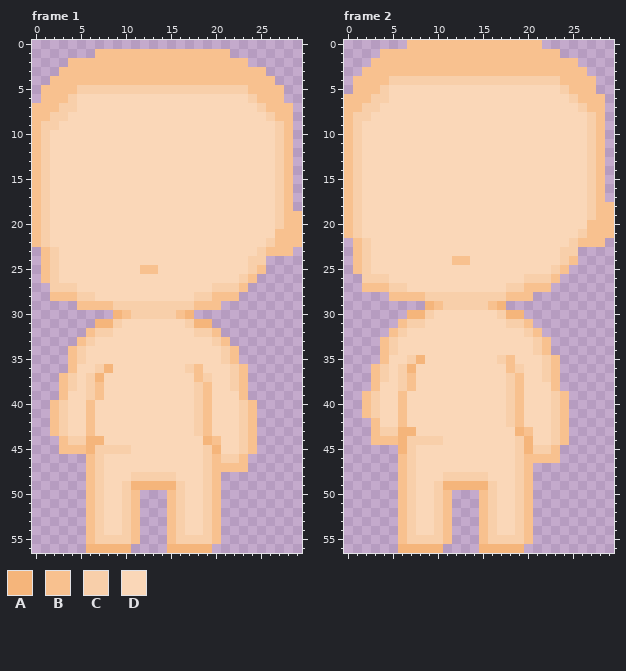
One commit to this pixel-art file: MetaUI/asprite/character/char2.aseprite. That is the earlier state.
30x57 pixels, 2 frames. Shown: frame 1, frame 2.
Visible layers, top first: "Layer 4", "Layer 1".
Palette (. is transparent): A #f5b57b  B #f8c18f  C #f8cfaa  D #fad7b8
Pixels before, frame 1, first column x 0:
 1 .......BBBBBBBBBBBBBBB........
 2 ....BBBBBBBBBBBBBBBBBBBB......
 3 ...BBBBBBBBBBBBBBBBBBBBBBB....
 4 ..BBBBBBBBBBBBBBBBBBBBBBBBB...
 5 .BBBBCCCCCCCCCCCCCCCCCCCBBBB..
 6 .BBBCDDDDDDDDDDDDDDDDDDDCBBB..
 7 BBBCCDDDDDDDDDDDDDDDDDDDDCBBB.
 8 BBCCDDDDDDDDDDDDDDDDDDDDDDCBB.
 9 BCCDDDDDDDDDDDDDDDDDDDDDDDDCB.
10 BCDDDDDDDDDDDDDDDDDDDDDDDDDCB.
11 BCDDDDDDDDDDDDDDDDDDDDDDDDDCB.
12 BCDDDDDDDDDDDDDDDDDDDDDDDDDCB.
13 BCDDDDDDDDDDDDDDDDDDDDDDDDDCB.
14 BCDDDDDDDDDDDDDDDDDDDDDDDDDCB.
15 BCDDDDDDDDDDDDDDDDDDDDDDDDDCB.
16 BCDDDDDDDDDDDDDDDDDDDDDDDDDCB.
17 BCDDDDDDDDDDDDDDDDDDDDDDDDDCB.
18 BCDDDDDDDDDDDDDDDDDDDDDDDDDCB.
19 BCDDDDDDDDDDDDDDDDDDDDDDDDDCBB
20 BCDDDDDDDDDDDDDDDDDDDDDDDDDCBB
21 BCDDDDDDDDDDDDDDDDDDDDDDDDDBBB
22 BCDDDDDDDDDDDDDDDDDDDDDDDDCBBB
23 .BCDDDDDDDDDDDDDDDDDDDDDDCBBB.
24 .BCDDDDDDDDDDDDDDDDDDDDDCC....
25 .BCDDDDDDDDDBBDDDDDDDDDDCB....
26 .BCDDDDDDDDDDDDDDDDDDDDCB.....
27 ..CCCDDDDDDDDDDDDDDDCCCB......
28 ..BBBCCDDDDDDDDDDDCCBBB.......
29 .....BBBBCCCCCCCCCBBB.........
30 .........ABCCCCCBA............
31 .......AACDDDDDDDCAA..........
32 ......BCCDDDDDDDDDCCB.........
33 .....BCDDDDDDDDDDDDDCB........
34 ....BCDDDDDDDDDDDDDDDCB.......
35 ....BCDDDDDDDDDDDDDDDCB.......
36 ....BDDCADDDDDDDDCBDDDCB......
37 ...BCDCADDDDDDDDDDBCDDCB......
38 ...BCDCBDDDDDDDDDDCBDDCB......
39 ...BDDCBDDDDDDDDDDCBDDDB......
40 ..BCDDBDDDDDDDDDDDCBDDDCB.....
41 ..BCDDBDDDDDDDDDDDCBDDDCB.....
42 ..BCDDBDDDDDDDDDDDCBDDDCB.....
43 ..BCDDBDDDDDDDDDDDCBDDDCB.....
44 ...BCCAADDDDDDDDDDDABDDCB.....
45 ...BBBACCCCDDDDDDDDCADDCB.....
46 ......BCDDDDDDDDDDDCBCCB......
47 ......BCDDDDDDDDDDDCBBBB......
48 ......BCDDDCCCCCDDDCB.........
49 ......BCDDCAAAAACDDCB.........
50 ......BCDDCB...BCDDCB.........
51 ......BCDDCB...BCDDCB.........
52 ......BCDDCB...BCDDCB.........
53 ......BCDDCB...BCDDCB.........
54 ......BCDDCB...BCDDCB.........
55 ......BCCCCB...BCCCCB.........
56 ......AAAAA....AAAAA..........
Pixels before, frame 2, first column x 0:
 0 .......BBBBBBBBBBBBBBB........
 1 ....BBBBBBBBBBBBBBBBBBBB......
 2 ...BBBBBBBBBBBBBBBBBBBBBBB....
 3 ..BBBBBBBBBBBBBBBBBBBBBBBBB...
 4 .BBBBCCCCCCCCCCCCCCCCCCCBBBB..
 5 .BBBCDDDDDDDDDDDDDDDDDDDCBBB..
 6 BBBCCDDDDDDDDDDDDDDDDDDDDCBBB.
 7 BBCCDDDDDDDDDDDDDDDDDDDDDDCBB.
 8 BCCDDDDDDDDDDDDDDDDDDDDDDDDCB.
 9 BCDDDDDDDDDDDDDDDDDDDDDDDDDCB.
10 BCDDDDDDDDDDDDDDDDDDDDDDDDDCB.
11 BCDDDDDDDDDDDDDDDDDDDDDDDDDCB.
12 BCDDDDDDDDDDDDDDDDDDDDDDDDDCB.
13 BCDDDDDDDDDDDDDDDDDDDDDDDDDCB.
14 BCDDDDDDDDDDDDDDDDDDDDDDDDDCB.
15 BCDDDDDDDDDDDDDDDDDDDDDDDDDCB.
16 BCDDDDDDDDDDDDDDDDDDDDDDDDDCB.
17 BCDDDDDDDDDDDDDDDDDDDDDDDDDCB.
18 BCDDDDDDDDDDDDDDDDDDDDDDDDDCBB
19 BCDDDDDDDDDDDDDDDDDDDDDDDDDCBB
20 BCDDDDDDDDDDDDDDDDDDDDDDDDDBBB
21 BCDDDDDDDDDDDDDDDDDDDDDDDDCBBB
22 .BCDDDDDDDDDDDDDDDDDDDDDDCBBB.
23 .BCDDDDDDDDDDDDDDDDDDDDDCC....
24 .BCDDDDDDDDDBBDDDDDDDDDDCB....
25 .BCDDDDDDDDDDDDDDDDDDDDCB.....
26 ..CCCDDDDDDDDDDDDDDDCCCB......
27 ..BBBCCDDDDDDDDDDDCCBBB.......
28 .....BBBBCCCCCCCCCBBB.........
29 .........ABCCCCCBA............
30 .......AACDDDDDDDCAA..........
31 ......BCCDDDDDDDDDCCB.........
32 .....BCDDDDDDDDDDDDDCB........
33 ....BCDDDDDDDDDDDDDDDCB.......
34 ....BCDDDDDDDDDDDDDDDCB.......
35 ....BDDCADDDDDDDDCBDDDCB......
36 ...BCDCADDDDDDDDDDBCDDCB......
37 ...BCDCBDDDDDDDDDDCBDDCB......
38 ...BDDCBDDDDDDDDDDCBDDDB......
39 ..BCDDBDDDDDDDDDDDCBDDDCB.....
40 ..BCDDBDDDDDDDDDDDCBDDDCB.....
41 ..BCDDBDDDDDDDDDDDCBDDDCB.....
42 ...BDDBDDDDDDDDDDDCBDDDCB.....
43 ...BCCAADDDDDDDDDDDABDDCB.....
44 ...BBBACCCCDDDDDDDDCADDCB.....
45 ......ACDDDDDDDDDDDCACCB......
46 ......BCDDDDDDDDDDDCBBBB......
47 ......BCDDDDDDDDDDDCB.........
48 ......BCDDDCCCCCDDDCB.........
49 ......BCDDCAAAAACDDCB.........
50 ......BCDDCB...BCDDCB.........
51 ......BCDDCB...BCDDCB.........
52 ......BCDDCB...BCDDCB.........
53 ......BCDDCB...BCDDCB.........
54 ......BCDDCB...BCDDCB.........
55 ......BCCCCB...BCCCCB.........
56 ......AAAAA....AAAAA..........
The same view after the edit:
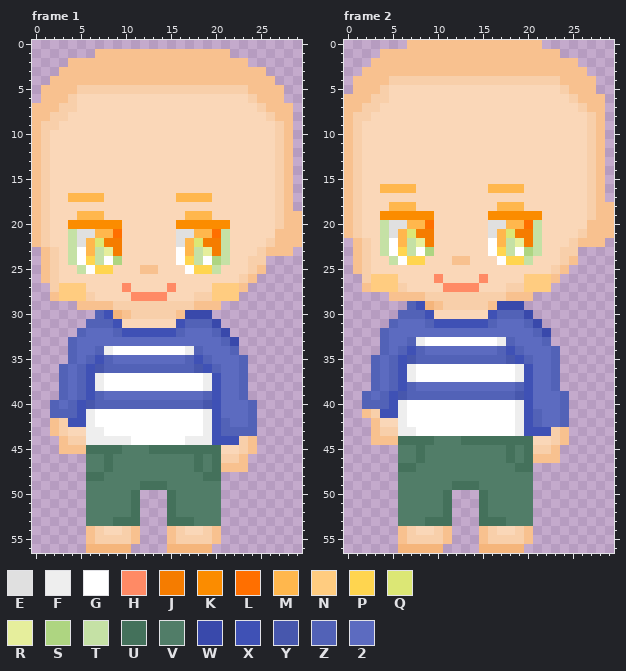
Colours new in this view: E #e0e0e0  F #eeeeee  G #ffffff  H #ff8a65  J #f57c00  K #fb8c00  L #ff6f00  M #ffb74d  N #ffcc80  P #ffd54f  Q #dce775  R #e6ee9c  S #aed581  T #c5e1a5  U #44715b  V #517d68  W #3949ab  X #3f51b5  Y #4757ad  Z #5262b7  2 #5c6bc0
Changes in this commit:
layer "eye" now shown
layer "Layer 5" now shown
Changed rows in their new state; - is an unchanged pixel.
Frame 1, layers "Layer 5", "eye":
first column x 2:
17 --MMMM--------MMMM-----
19 ---MMM---------MMM-----
20 --KKKKKK------KKKKKK---
21 --TEEMML------EEMMLT---
22 --TEMQJJ------EMQJJT---
23 --TGMTRJ------GMTRJT---
24 --TGPTGS------GPTGST---
25 ---TGPP--------GPPT----
27 -NNN----H----H----NNN--
28 -NNN-----HHHH-----NNN--
30 -----ZX--------WWW-----
31 ----ZZZX------XZZZW----
32 ---Z222ZXXXXXXZ222ZW---
33 --Z2222222222222222ZW--
34 --Z22ZFGGGGGGGGFZ222Z--
35 --Z2ZXZ22222222ZXZ222Z-
36 -Z2ZXYZZZZZZZZZZYXZ22Z-
37 -Z2ZXFGGGGGGGGGGGFX22Z-
38 -Z2ZXFGGGGGGGGGGGFX22Z-
39 -Z2ZXZ22222222222ZX22Z-
40 Z2ZXYZZZZZZZZZZZZYX222Z
41 ZZZXFGGGGGGGGGGGGFX222Z
42 --XXFGGGGGGGGGGGGFXZ22Z
43 ----FFGGGGGGGGGGGFXZZZZ
44 ----FFFFFGGGGGGFFFXXX--
45 ----UUUUVVVUUUUUUUU----
46 ----VVUVVVVVVVVVUVU----
47 ----VVUVVVVVVVVVUVU----
48 ----UUVVVVVVVVVVVUU----
49 ----VVVVVVUUUVVVVVV----
50 ----VVVVVU---UVVVVV----
51 ----VVVVVU---UVVVVV----
52 ----VVVVVU---UVVVVV----
53 ----VVVUUU---UUUVVV----
Frame 2, layers "Layer 5", "eye":
first column x 2:
16 --MMMM--------MMMM-----
18 ---MMM---------MMM-----
19 --KKKKKK------KKKKKK---
20 --TEEMML------EEMMLT---
21 --TEMQJJ------EMQJJT---
22 --TGMTRJ------GMTRJT---
23 --TGPTGS------GPTGST---
24 ---TGPP--------GPPT----
26 -NNN----H----H----NNN--
27 -NNN-----HHHH-----NNN--
29 -----ZX--------WWW-----
30 ----ZZZX------XZZZW----
31 ---Z222ZXXXXXXZ222ZW---
32 --Z2222222222222222ZW--
33 --Z22ZFGGGGGGGGFZ222Z--
34 --Z2ZXZ22222222ZXZ222Z-
35 -Z2ZXYZZZZZZZZZZYXZ22Z-
36 -Z2ZXFGGGGGGGGGGGFX22Z-
37 -Z2ZXFGGGGGGGGGGGFX22Z-
38 -Z2ZXZ22222222222ZX22Z-
39 Z2ZXYZZZZZZZZZZZZYX222Z
40 ZZZXFGGGGGGGGGGGGFX222Z
41 --XXFGGGGGGGGGGGGFXZ22Z
42 ----FGGGGGGGGGGGGFXZ22Z
43 ----FFGGGGGGGGGGGFXXX--
44 ----UUUUVVVUUUUUUUU----
45 ----VVUVVVVVVVVVUVU----
46 ----VVUVVVVVVVVVUVU----
47 ----UUVVVVVVVVVVVUU----
48 ----VVVVVVVVVVVVVVV----
49 ----VVVVVVUUUVVVVVV----
50 ----VVVVVU---UVVVVV----
51 ----VVVVVU---UVVVVV----
52 ----VVVVVU---UVVVVV----
53 ----VVVUUU---UUUVVV----
Boxes around the changes in both pictures, in picture pixels (x1, y1, x2, y2):
changed: (50, 193, 257, 526)
changed: (362, 184, 569, 526)
